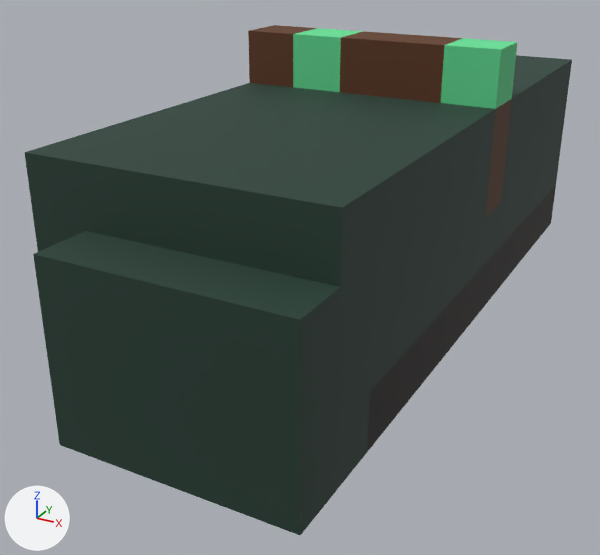
Renders of the glTF model www/proto3d/models/beth/equipment/meshes/mystic/mystic_common_boot_foot_L_lod1.glb from each side of a commit.
Rendered twice from a 50 mm camera at (0.143, -0.419, 0.075) aimed at (-0.023, -0.117, -0.077). Lighting does not change. The marker at lower left points along +X, +Y and +Z. The first picture is the older version. Vertices at exactly the same position are counted once.

The first picture shows 'mystic_common_boot_foot_L_lod1'.
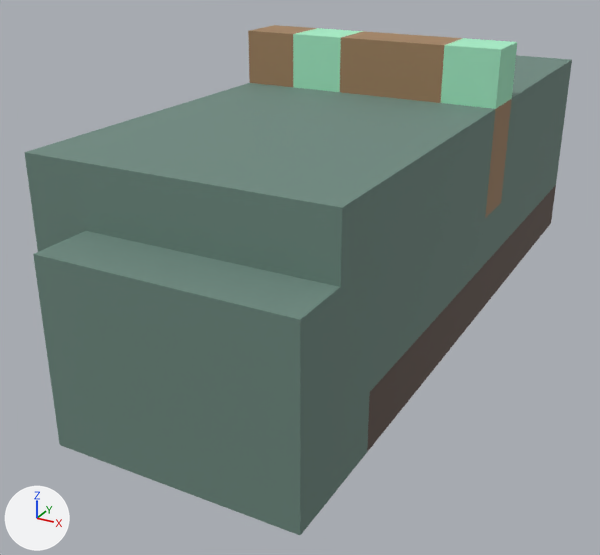
Changed parts and their boxes (x1, y1, x2, y2) in the pictures (600 x 555 px):
```json
{"part": 1, "of": "me_mystic_common_boot_foot_l_lod1", "change": "recoloured", "before": [24, 55, 572, 535], "after": [24, 55, 572, 535], "on screen": "lighter"}
{"part": 2, "of": "me_mystic_common_boot_foot_l_lod1", "change": "recoloured", "before": [248, 25, 512, 218], "after": [248, 25, 512, 218], "on screen": "lighter"}
{"part": 3, "of": "me_mystic_common_boot_foot_l_lod1", "change": "recoloured", "before": [293, 28, 517, 109], "after": [293, 28, 517, 109], "on screen": "lighter"}
{"part": 4, "of": "me_mystic_common_boot_foot_l_lod1", "change": "recoloured", "before": [367, 185, 556, 452], "after": [367, 185, 556, 452]}
```

The change, as JSON lines over the scene's bpy script:
```json
{"block": "me_mystic_common_boot_foot_l_lod1", "where": "me_mystic_common_boot_foot_l_lod1.from_pydata(...)  # 62 vertices, 88 faces; spans x -0.072..0.048, y -0.246..0.066, z -0.096..0.024"}
{"block": "me_mystic_common_boot_foot_l_lod1", "where": "# used by ob_mystic_common_boot_foot_l_lod1; location = (0.0, 0.0, 0.0)"}
{"block": "me_mystic_common_boot_foot_l_lod1", "change": "me_mystic_common_boot_foot_l_lod1 part 1: 36 faces centred in x -0.072..0.048, y -0.246..0.066, z -0.088..0.0 are repainted in the vertex colours; the middle colour goes from dark green #1e362d to greyish green #688279"}
{"block": "me_mystic_common_boot_foot_l_lod1", "change": "me_mystic_common_boot_foot_l_lod1 part 2: 18 faces centred in x -0.072..0.048, y -0.078..-0.054, z -0.04..0.024 are repainted in the vertex colours; the middle colour goes from brown #573115 to brown #9e7e5c"}
{"block": "me_mystic_common_boot_foot_l_lod1", "change": "me_mystic_common_boot_foot_l_lod1 part 3: 16 faces centred in x -0.072..0.048, y -0.078..-0.054, z -0.016..0.024 are repainted in the vertex colours; the middle colour goes from green #5bd08b to green #a2e8c2"}
{"block": "me_mystic_common_boot_foot_l_lod1", "change": "me_mystic_common_boot_foot_l_lod1 part 4: 10 faces centred in x -0.04..0.048, y -0.11..0.066, z -0.096..-0.08 are repainted in the vertex colours; the middle colour goes from black #120804 to brown #58483f"}
```
